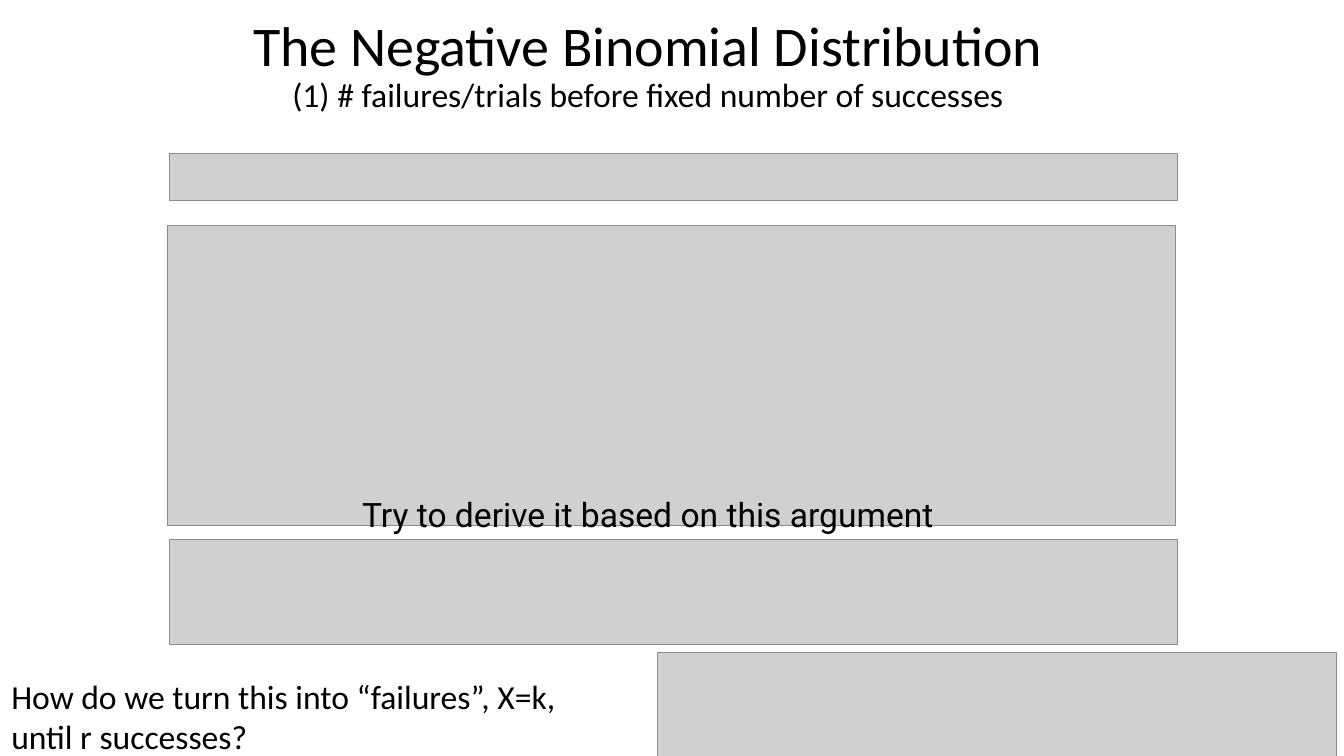
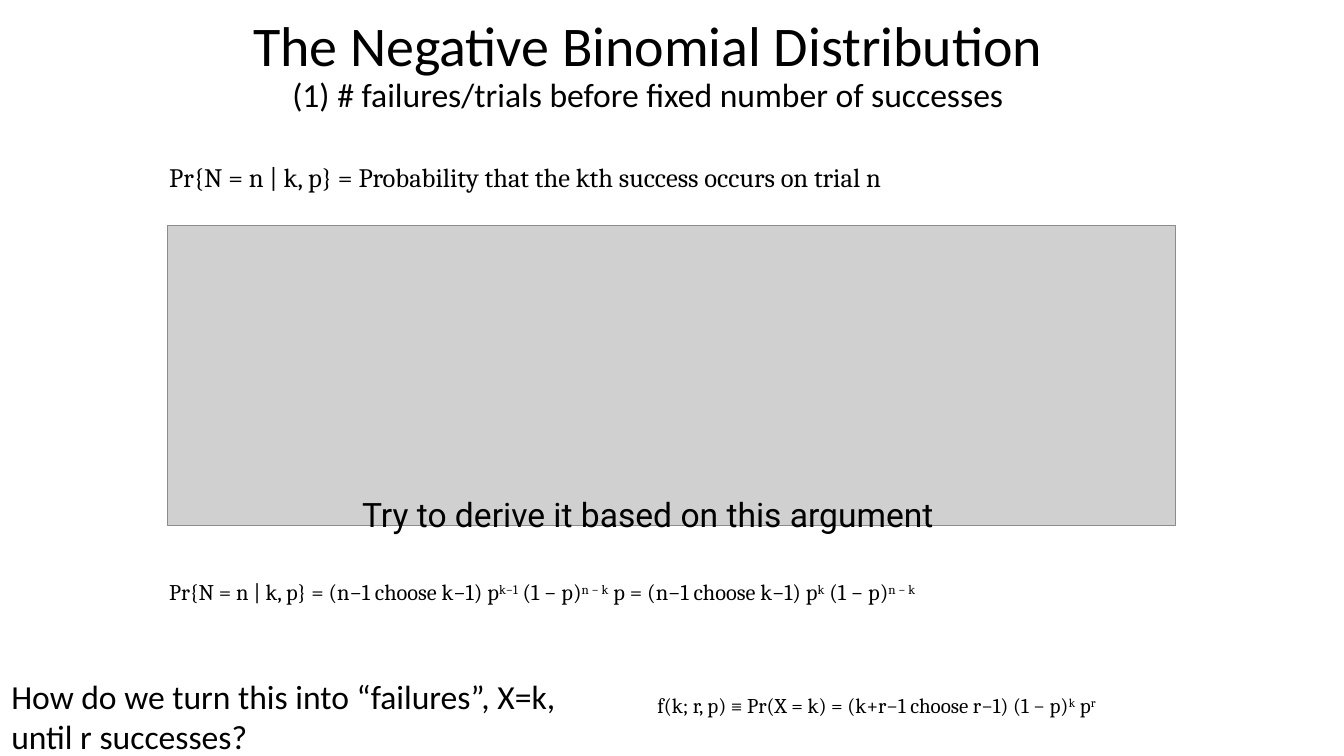
Before and after one commit to taaltree/FW536, a slide deck: slide 40 of Day1_Probability/FW536_Day1_Afternoon Distributions I_accessible.pptx. Drawn at 1344x756 pixels with LibreOffice and Linux fonts; fonts in the diff are those of the drawing; grey boxes stand for pictures. Boxes give left, top, right and bottom in pixels: in the first picture for what was removed or moved away, otherwise in the second. Text is boxed around its words. In the diff, an @@ line names an element or a change of style, - is before the commit and + after.

```diff
--- a/Day1_Probability/FW536_Day1_Afternoon Distributions I_accessible.pptx
+++ b/Day1_Probability/FW536_Day1_Afternoon Distributions I_accessible.pptx
@@ picture removed at <box>169,153,1178,201</box> @@
@@ text added at <box>169,168,881,193</box>, 19 pt, text #000000 @@
+Pr{N = n | k, p} = Probability that the kth success occurs on trial n
@@ picture removed at <box>169,539,1178,645</box> @@
@@ text added at <box>169,584,915,605</box>, 16 pt, text #000000 @@
+Pr{N = n | k, p} = (n−1 choose k−1) pk−1 (1 − p)n − k p = (n−1 choose k−1) pk (1 − p)n − k
@@ picture removed at <box>657,653,1337,756</box> @@
@@ text added at <box>657,698,1075,718</box>, 15 pt, text #000000 @@
+f(k; r, p) ≡ Pr(X = k) = (k+r−1 choose r−1) (1 − p)k pr
```
Also in this commit, not shown: 15 other slides changed, 3 other files.
